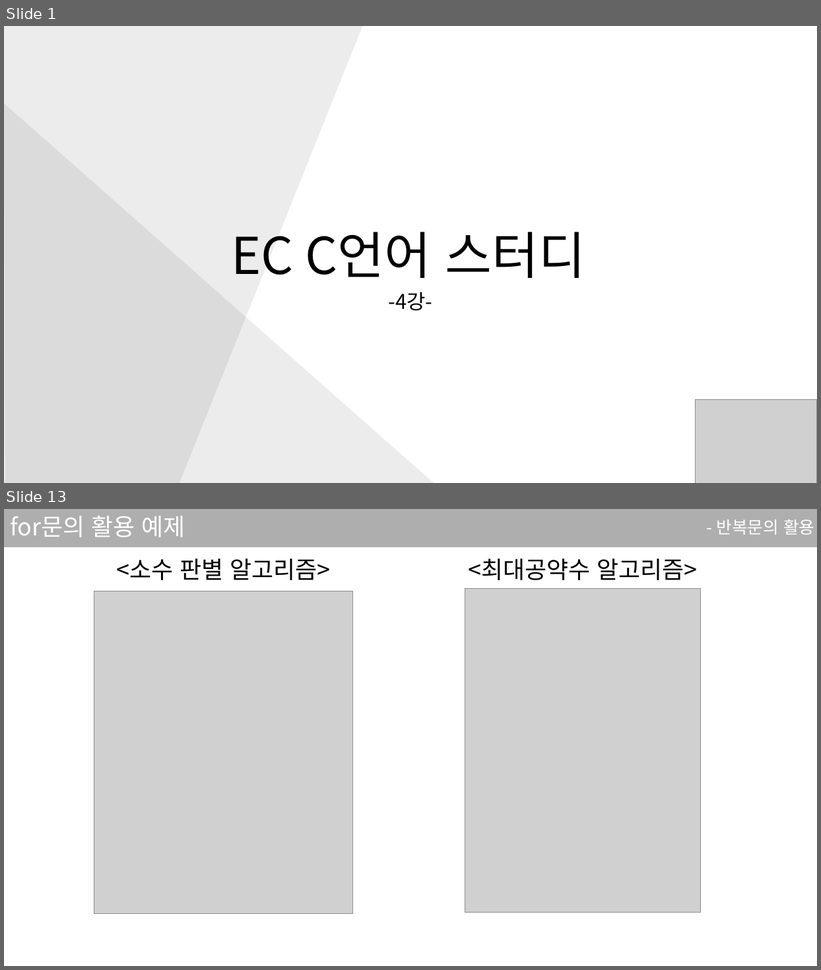
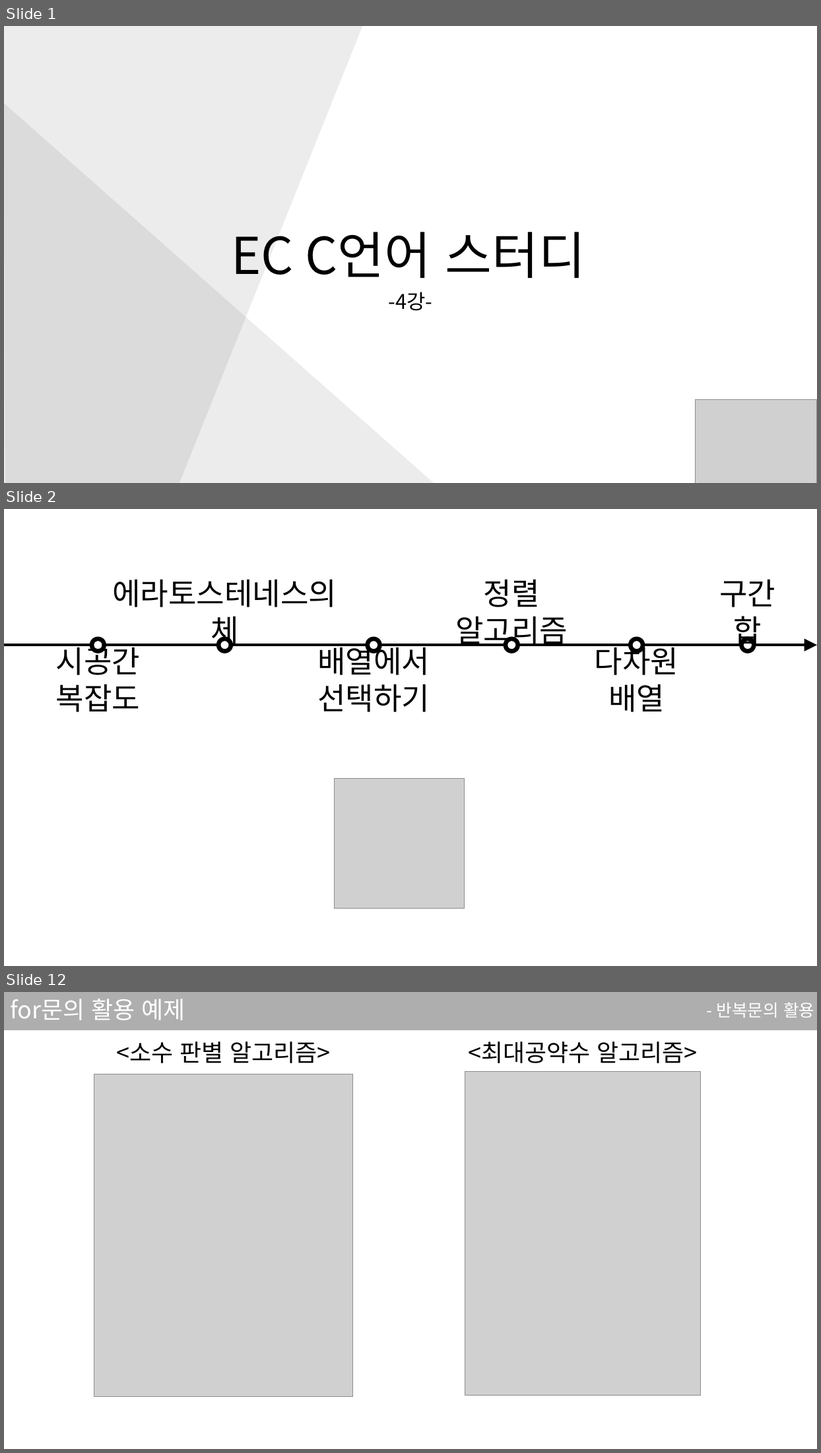
Before and after one commit to sjsjsj1246/EC_C_Language_Study, a slide deck: ppt/4강.pptx. Shown one above the other, each under a label of ours: slides 1 and 13 before the commit, slides 1, 2 and 12 after it; the slides between them are not shown. The pictures are 821x970 and 821x1453 pixels, drawn with LibreOffice and Linux fonts; fonts in the diff are those of the drawing; grey boxes stand for pictures; background and template pictures are left out. Boxes give left, top, right and bottom in pixels: in the first picture for what was removed or moved away, otherwise in the second. Text is boxed around its words. In the diff, an @@ line names an element or a change of style, - is before the commit and + after.

```diff
--- a/ppt/4강.pptx
+++ b/ppt/4강.pptx
@@ slide 2 added at <box>4,509,817,966</box>, background #FFFFFF @@
@@ text added at <box>112,579,337,650</box>, 36 pt, text #000000 @@
+에라토스테네스의 체
@@ text added at <box>455,579,568,650</box>, 36 pt, text #000000 @@
+정렬 알고리즘
@@ text added at <box>719,579,776,650</box>, 36 pt, text #000000 @@
+구간 합
@@ arrow added from (4, 645) to (817, 645), #000000 3 pt @@
@@ text added at <box>56,642,141,712</box>, 36 pt, text #000000 @@
+시공간 복잡도
@@ ellipse added at <box>89,636,106,653</box>, fill #000000 @@
@@ ellipse added at <box>94,642,102,650</box>, fill #FFFFFF @@
@@ ellipse added at <box>217,636,233,653</box>, fill #000000 @@
@@ ellipse added at <box>220,642,228,650</box>, fill #FFFFFF @@
@@ text added at <box>318,642,430,712</box>, 36 pt, text #000000 @@
+배열에서 선택하기
@@ ellipse added at <box>365,636,382,653</box>, fill #000000 @@
@@ ellipse added at <box>370,642,378,650</box>, fill #FFFFFF @@
@@ ellipse added at <box>504,636,520,653</box>, fill #000000 @@
@@ ellipse added at <box>508,642,516,650</box>, fill #FFFFFF @@
@@ text added at <box>595,642,679,712</box>, 36 pt, text #000000 @@
+다차원 배열
@@ ellipse added at <box>628,636,645,653</box>, fill #000000 @@
@@ ellipse added at <box>633,642,641,650</box>, fill #FFFFFF @@
@@ ellipse added at <box>740,636,756,653</box>, fill #000000 @@
@@ ellipse added at <box>744,642,752,650</box>, fill #FFFFFF @@
@@ picture added at <box>334,779,464,908</box> @@
@@ what was slide 13 is now slide 12 @@
```
Also in this commit, not shown: 2 slides changed, 9 other slides added, 36 slides removed, 1 other file.
